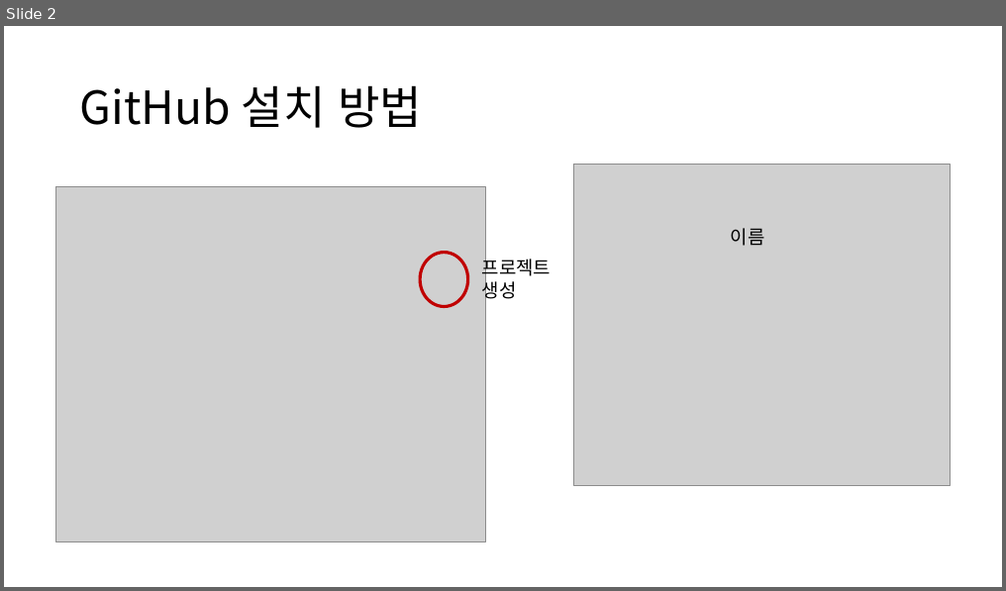
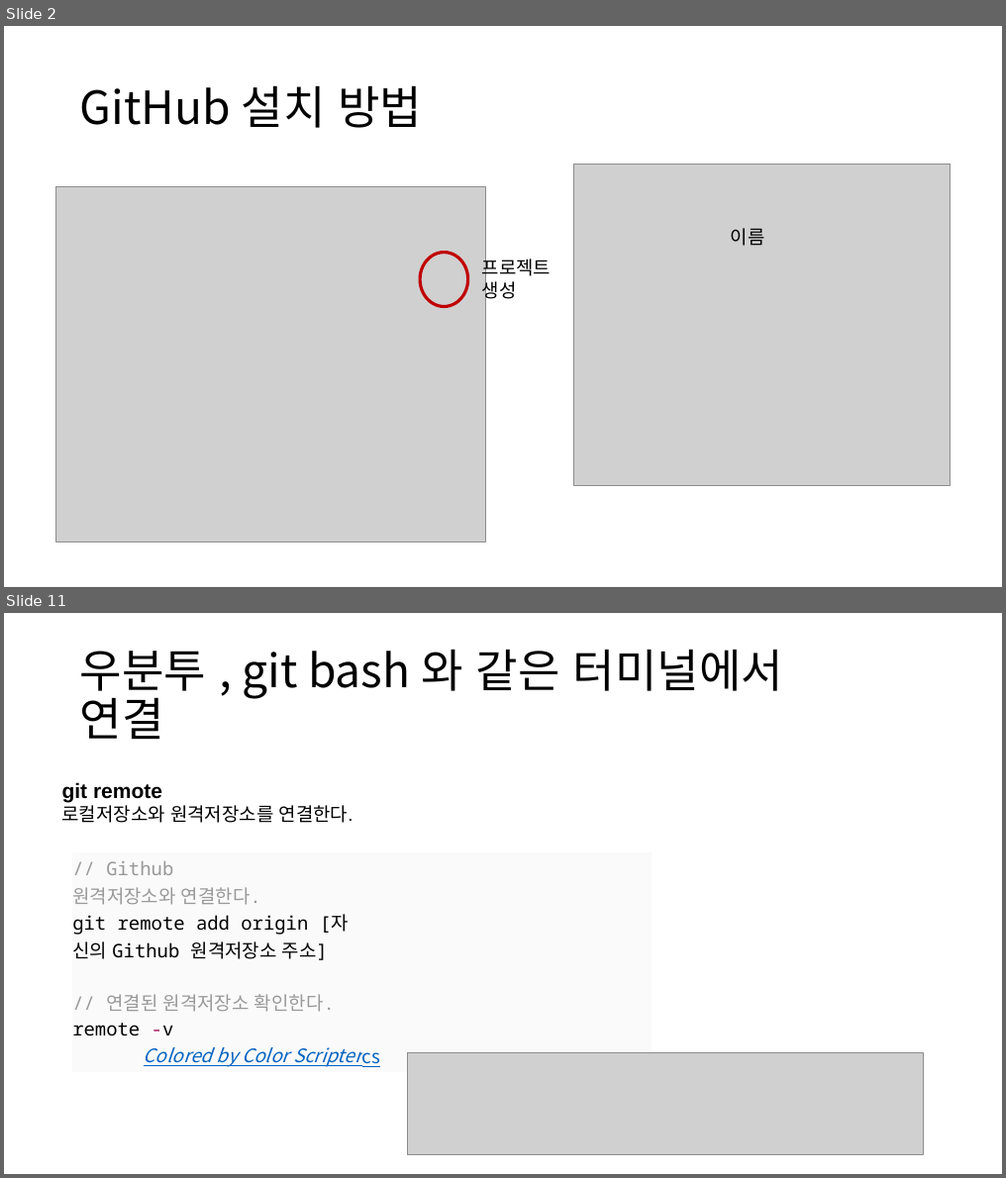
Before and after one commit to comettlee/My_study, a slide deck: Github.pptx. Shown one above the other, each under a label of ours: slide 2 before the commit, slides 2 and 11 after it; the slides between them are not shown. The pictures are 1006x591 and 1006x1178 pixels, drawn with LibreOffice and Linux fonts; fonts in the diff are those of the drawing; grey boxes stand for pictures. Boxes give left, top, right and bottom in pixels: in the first picture for what was removed or moved away, otherwise in the second. Text is boxed around its words. In the diff, an @@ line names an element or a change of style, - is before the commit and + after.

Commit message:
2019.06.17 Github 연결 방법 , AWS 웹서버 구축 하기

```diff
--- a/Github.pptx
+++ b/Github.pptx
@@ slide 11 added at <box>4,613,1002,1174</box>, background #FFFFFF @@
@@ title added at <box>80,649,783,740</box>, 44 pt, text #000000 @@
+우분투 , git bash 와 같은 터미널에서
+연결
@@ text added at <box>62,782,353,823</box>, 18 pt, text #000000 @@
+git remote
+로컬저장소와 원격저장소를 연결한다.
@@ table added at <box>73,853,652,1071</box>, 1 rows, 2 columns @@
+// Github 원격저장소와 연결한다. / git remote add origin [자신의 Github 원격저장소 주소] / // 연결된 원격저장소 확인한다. / remote -v / Colored by Color Scripter | cs
@@ picture added at <box>408,1054,924,1155</box> @@
```
Also in this commit, not shown: 1 slide changed, 9 other slides added, 1 other file.
